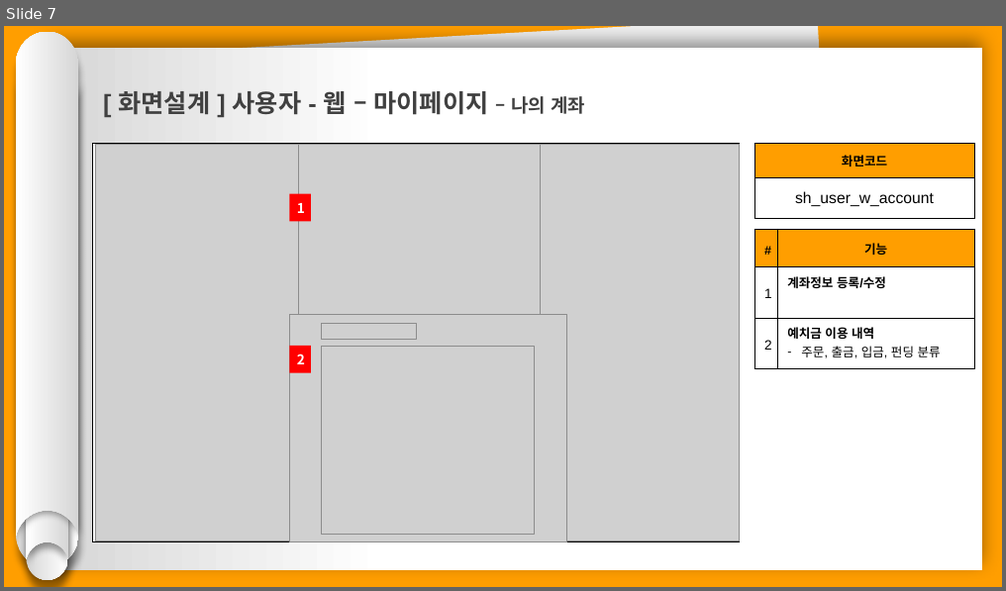
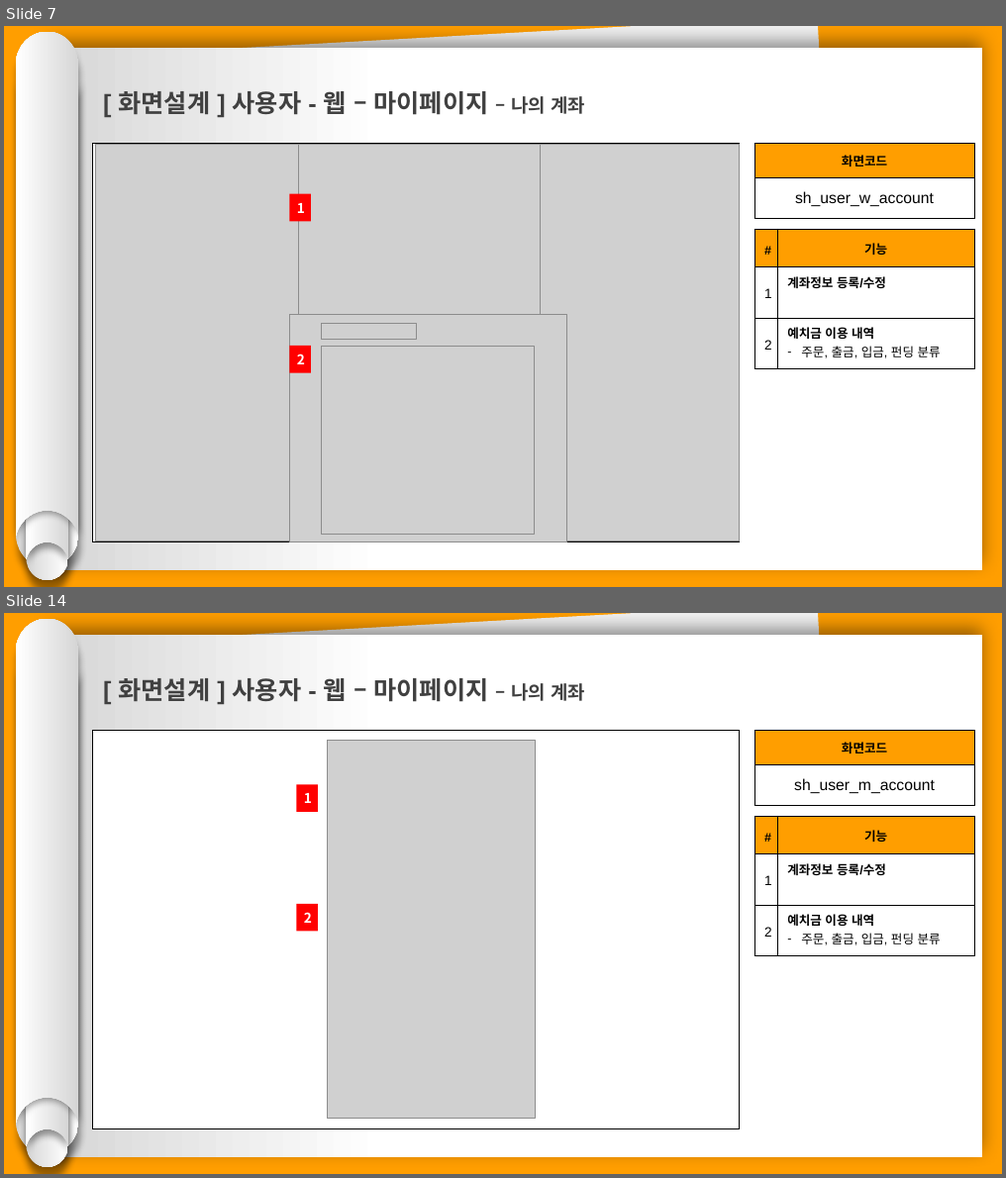
Before and after one commit to hhsw07/ezen-academy-projects, a slide deck: 0 발표용 파워포인트/project06 - 파워포인트 종합 - 서희.pptx. Shown one above the other, each under a label of ours: slide 7 before the commit, slides 7 and 14 after it; the slides between them are not shown. The pictures are 1006x591 and 1006x1178 pixels, drawn with LibreOffice and Linux fonts; fonts in the diff are those of the drawing; grey boxes stand for pictures. Boxes give left, top, right and bottom in pixels: in the first picture for what was removed or moved away, otherwise in the second. Text is boxed around its words. In the diff, an @@ line names an element or a change of style, - is before the commit and + after.

```diff
--- a/0 발표용 파워포인트/project06 - 파워포인트 종합 - 서희.pptx
+++ b/0 발표용 파워포인트/project06 - 파워포인트 종합 - 서희.pptx
@@ slide 14 added at (4,613,1002,1174), background #FF9E00 @@
@@ group added at (16,619,79,1167): 4 freeform shapes @@
@@ rectangle added at (48,635,983,1158), fill gradient #FFFFFF to #D7D7D7 @@
@@ rectangle added at (58,613,846,1154), fill #F2F2F2 @@
@@ text added at (119,678,585,702), 24 pt, text #404040, bold @@
+[ 화면설계 ] 사용자 - 웹 – 마이페이지 – 나의 계좌
@@ rectangle added at (92,731,739,1130), fill #FFFFFF, outline #000000 0.75 pt @@
@@ table added at (754,731,975,805), 2 rows, 1 columns @@
+화면코드
+sh_user_m_account
@@ picture added at (328,741,536,1118) @@
@@ rectangle added at (297,784,319,812), fill #FF0000, 13 pt, text #FFFFFF, bold @@
+1
@@ table added at (754,816,975,956), 3 rows, 2 columns @@
+# | 기능
+1 | 계좌정보 등록/수정
+2 | 예치금 이용 내역 / 주문, 출금, 입금, 펀딩 분류
@@ rectangle added at (297,904,319,932), fill #FF0000, 13 pt, text #FFFFFF, bold @@
+2
```
Also in this commit, not shown: 2 slides changed, 6 other slides added.
